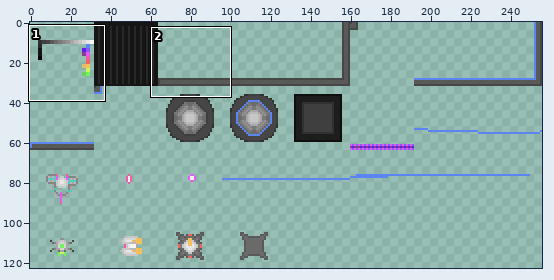
Sprite sheet: Assets/Graphics/ConceptArts.png. The first picture is a wide view before the edit; the outline marks the close-up.
Close-up. Before:
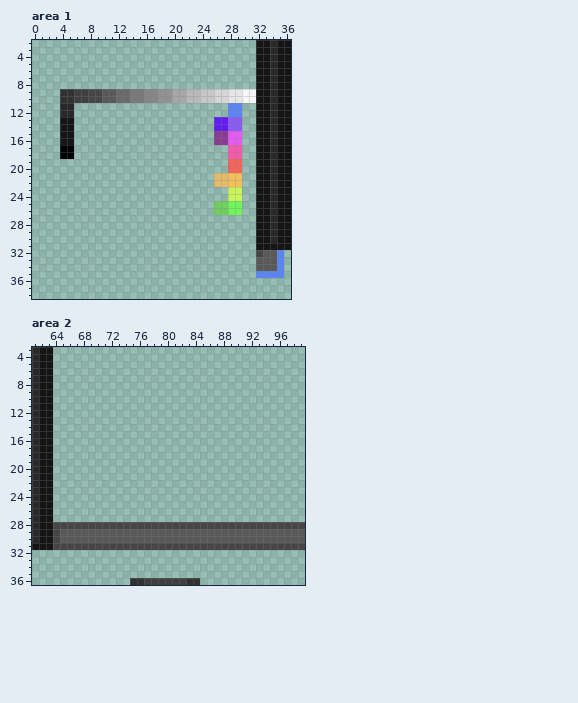
The file is 256x128 pixels. Colours within 5 levels of each other are drawn and written as one. Shown: area 1: x 0..36, y 2..38; area 2: x 61..99, y 3..36. The wide view leaves out empty margins.
New version:
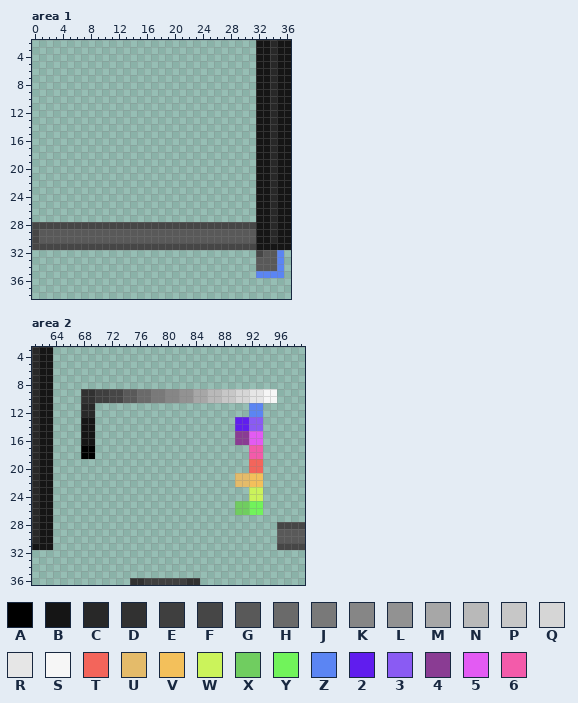
Palette (. is transparent): A #000000  B #151515  C #282828  D #313131  E #3f3f3f  F #464646  G #595959  H #6a6a6a  J #797979  K #868686  L #929292  M #a7a7a7  N #b9b9b9  P #c7c7c7  Q #d6d6d6  R #e6e6e6  S #f6f6f6  T #f3655b  U #e4bb6a  V #f3c05b  W #cbf35b  X #70cd60  Y #71f35b  Z #5b85f3  2 #601dee  3 #8a5bf3  4 #8a3c93  5 #e35bf3  6 #f35baa
Change:
Area 1:
Colour F is added in row 28 at x 0 to 31; in rows 29 to 30 at x 0; in row 31 at x 0 to 31.
Colour G is added in rows 29 to 30 at x 1 to 31.
Colour 2 is gone in rows 13 to 14 at x 26 to 27.
Colour 3 is gone in rows 13 to 14 at x 28 to 29.
Colour 4 is gone in rows 15 to 16 at x 26 to 27.
Colour 5 is gone in rows 15 to 16 at x 28 to 29.
Colour 6 is gone in rows 17 to 18 at x 28 to 29.
Colour A is gone in rows 17 to 18 at x 4 to 5.
Colour B is gone in rows 13 to 16 at x 4 to 5.
Colour C is gone in rows 11 to 12 at x 4 to 5.
Colour D is gone in rows 9 to 10 at x 4 to 5.
Colour E is gone in rows 9 to 10 at x 6 to 7.
Colour F is gone in rows 9 to 10 at x 8 to 9.
Colour G is gone in rows 9 to 10 at x 10 to 11.
Colour H is gone in rows 9 to 10 at x 12 to 13.
Colour J is gone in rows 9 to 10 at x 14 to 15.
Colour K is gone in rows 9 to 10 at x 16 to 17.
Colour L is gone in rows 9 to 10 at x 18 to 19.
Colour M is gone in rows 9 to 10 at x 20 to 21.
Colour N is gone in rows 9 to 10 at x 22 to 23.
Colour P is gone in rows 9 to 10 at x 24 to 25.
Colour Q is gone in rows 9 to 10 at x 26 to 27.
Colour R is gone in rows 9 to 10 at x 28 to 29.
Colour S is gone in rows 9 to 10 at x 30 to 31.
Colour T is gone in rows 19 to 20 at x 28 to 29.
Colour U is gone in rows 21 to 22 at x 26 to 27.
Colour V is gone in rows 21 to 22 at x 28 to 29.
Colour W is gone in rows 23 to 24 at x 28 to 29.
Colour X is gone in rows 25 to 26 at x 26 to 27.
Colour Y is gone in rows 25 to 26 at x 28 to 29.
Colour Z is gone in rows 11 to 12 at x 28 to 29.
Area 2:
Colour 2 is added in rows 13 to 14 at x 90 to 91.
Colour 3 is added in rows 13 to 14 at x 92 to 93.
Colour 4 is added in rows 15 to 16 at x 90 to 91.
Colour 5 is added in rows 15 to 16 at x 92 to 93.
Colour 6 is added in rows 17 to 18 at x 92 to 93.
Colour A is added in rows 17 to 18 at x 68 to 69.
Colour B is added in rows 13 to 16 at x 68 to 69.
Colour C is added in rows 11 to 12 at x 68 to 69.
Colour D is added in rows 9 to 10 at x 68 to 69.
Colour E is added in rows 9 to 10 at x 70 to 71.
Colour F is added in rows 9 to 10 at x 72 to 73.
Colour G is added in rows 9 to 10 at x 74 to 75.
Colour H is added in rows 9 to 10 at x 76 to 77.
Colour J is added in rows 9 to 10 at x 78 to 79.
Colour K is added in rows 9 to 10 at x 80 to 81.
Colour L is added in rows 9 to 10 at x 82 to 83.
Colour M is added in rows 9 to 10 at x 84 to 85.
Colour N is added in rows 9 to 10 at x 86 to 87.
Colour P is added in rows 9 to 10 at x 88 to 89.
Colour Q is added in rows 9 to 10 at x 90 to 91.
Colour R is added in rows 9 to 10 at x 92 to 93.
Colour S is added in rows 9 to 10 at x 94 to 95.
Colour T is added in rows 19 to 20 at x 92 to 93.
Colour U is added in rows 21 to 22 at x 90 to 91.
Colour V is added in rows 21 to 22 at x 92 to 93.
Colour W is added in rows 23 to 24 at x 92 to 93.
Colour X is added in rows 25 to 26 at x 90 to 91.
Colour Y is added in rows 25 to 26 at x 92 to 93.
Colour Z is added in rows 11 to 12 at x 92 to 93.
Colour F is gone in row 28 at x 64 to 95; in rows 29 to 30 at x 64; in row 31 at x 64 to 95.
Colour G is gone in rows 29 to 30 at x 65 to 95.
